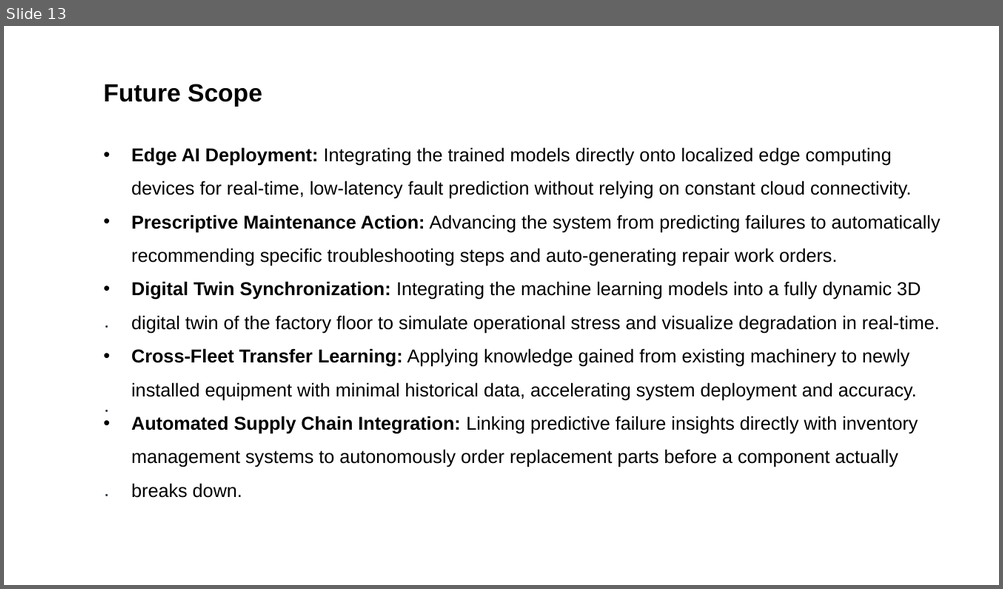
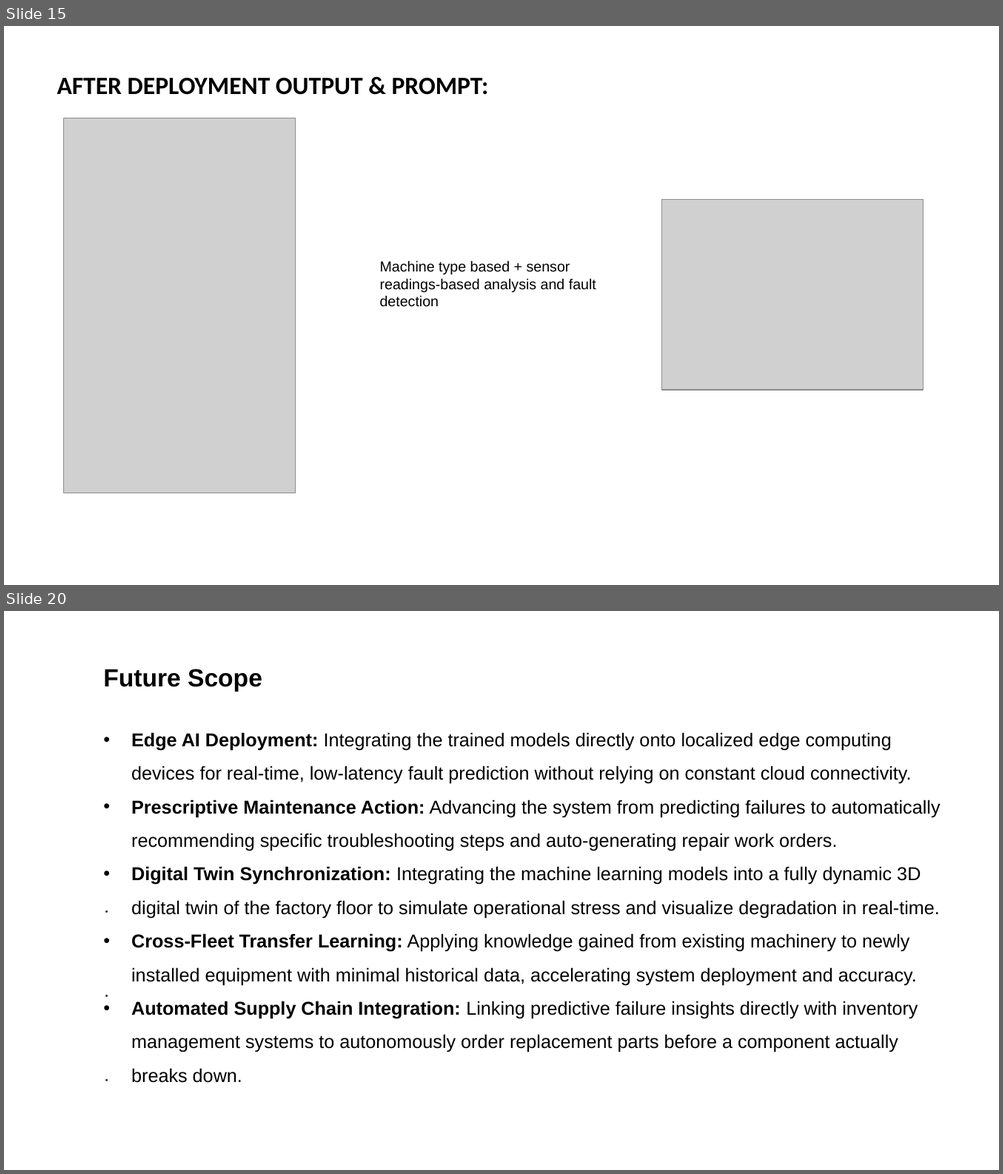
Before and after one commit to shubham20387/IBM-ML-project, a slide deck: ML_PROJECT_PPT.pptx. Shown one above the other, each under a label of ours: slide 13 before the commit, slides 15 and 20 after it; the slides between them are not shown. The pictures are 1003x589 and 1003x1174 pixels, drawn with LibreOffice and Linux fonts; fonts in the diff are those of the drawing; grey boxes stand for pictures. Boxes give left, top, right and bottom in pixels: in the first picture for what was removed or moved away, otherwise in the second. Text is boxed around its words. In the diff, an @@ line names an element or a change of style, - is before the commit and + after.

```diff
--- a/ML_PROJECT_PPT.pptx
+++ b/ML_PROJECT_PPT.pptx
@@ slide 15 added at [4,26,999,585], background #FFFFFF @@
@@ text added at [57,78,489,95], 24 pt, text #000000, bold @@
+AFTER DEPLOYMENT OUTPUT & PROMPT:
@@ picture added at [64,118,296,493] @@
@@ picture added at [662,200,923,390] @@
@@ text added at [380,261,596,307], 14 pt, text #000000 @@
+Machine type based + sensor readings-based analysis and fault detection
@@ what was slide 13 is now slide 20 @@
```
Also in this commit, not shown: 2 slides changed, 9 other slides added, 1 slide removed.
